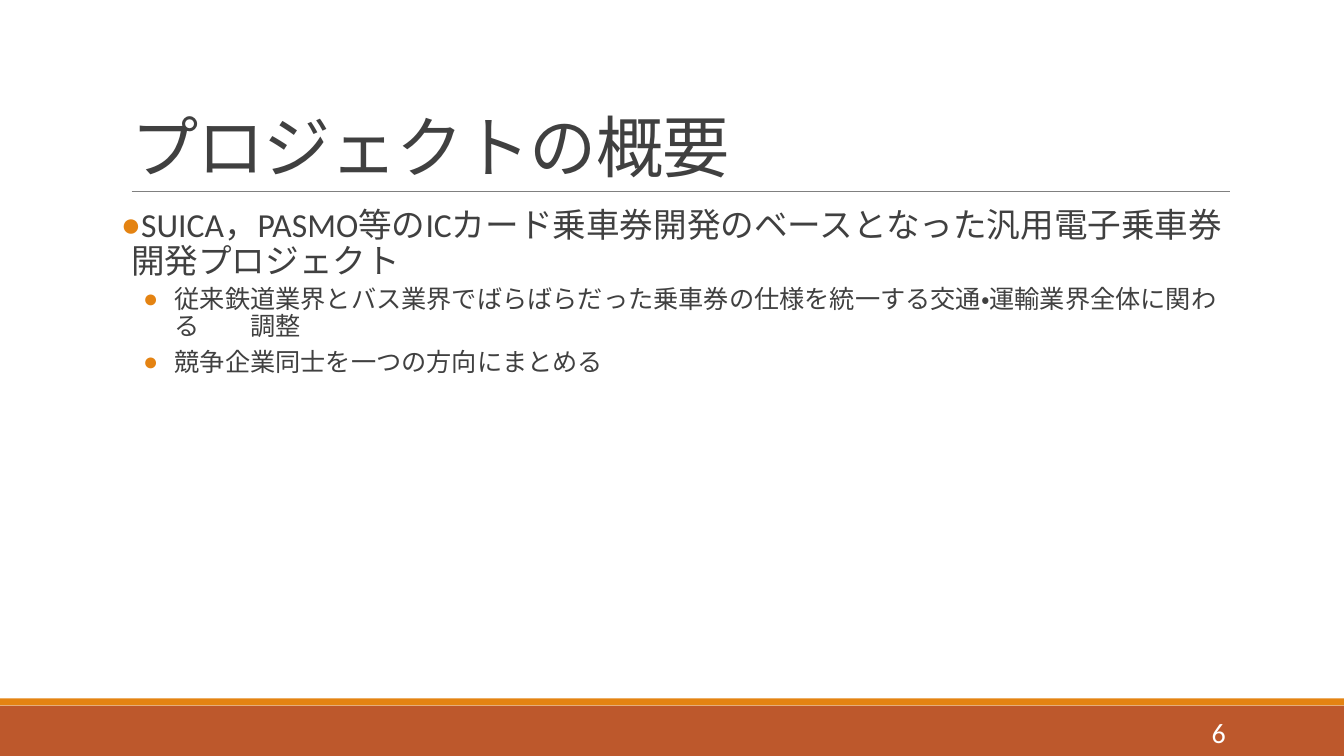
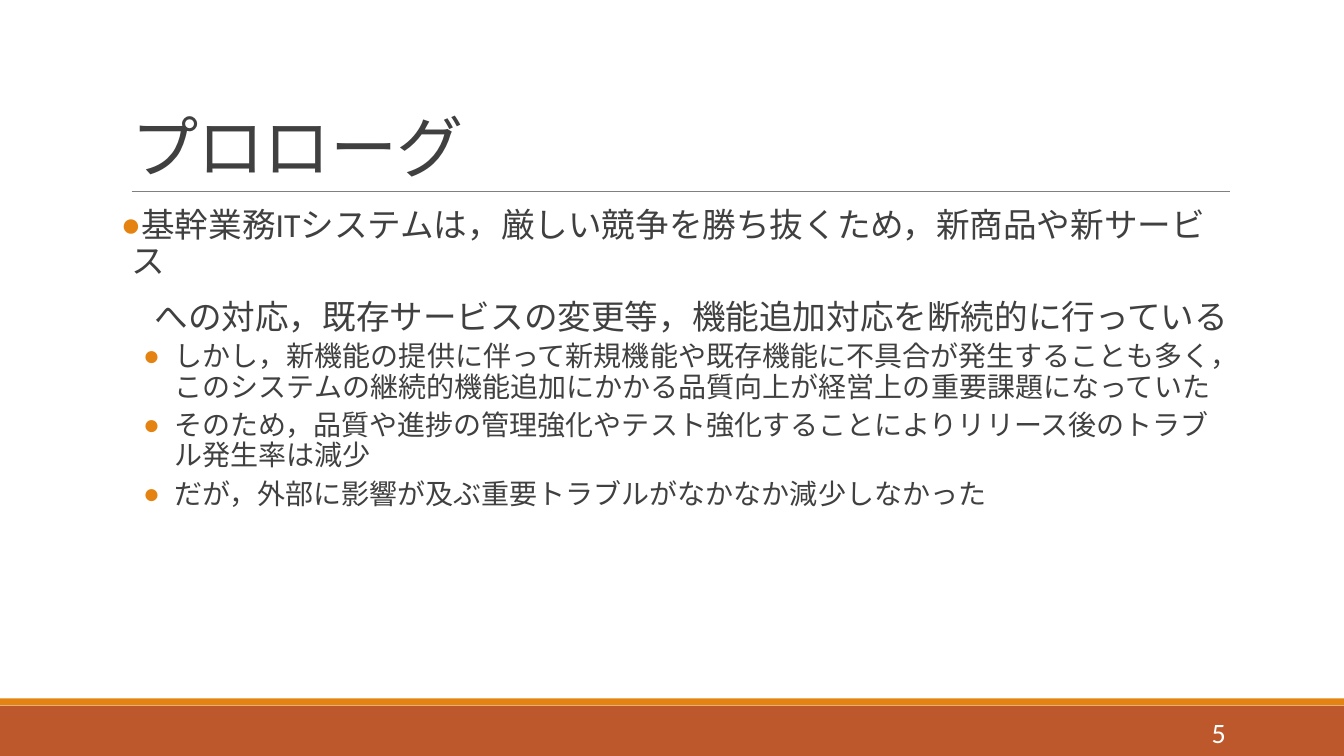
Before and after one commit to horiuchi-lab-teamA/horiuchi-lab-teamA-, a slide deck: slide 5 of ゼミ1/j13/1342082.pptx (slide 6 before the commit). Drawn at 1344x756 pixels with LibreOffice and Linux fonts; fonts in the diff are those of the drawing. Boxes give left, top, right and bottom in pixels: in the first picture for what was removed or moved away, otherwise in the second. Text is boxed around its words. In the diff, an @@ line names an element or a change of style, - is before the commit and + after.

```diff
--- a/ゼミ1/j13/1342082.pptx
+++ b/ゼミ1/j13/1342082.pptx
@@ title at [131, 115, 464, 177]: text changed @@
-プロジェクトの概要
+プロローグ
@@ text at [131, 208, 1238, 507]: text changed; size 18 to 20 pt @@
-● SUICA，PASMO等のICカード乗車券開発のベースとなった汎用電子乗車券開発プロジェクト
-  ● 従来鉄道業界とバス業界でばらばらだった乗車券の仕様を統一する交通・運輸業界全体に関わる 調整
-  ● 競争企業同士を一つの方向にまとめる
+● 基幹業務ITシステムは，厳しい競争を勝ち抜くため，新商品や新サービス
+への対応，既存サービスの変更等，機能追加対応を断続的に行っている
+  ● しかし，新機能の提供に伴って新規機能や既存機能に不具合が発生することも多く，このシステムの継続的機能追加にかかる品質向上が経営上の重要課題になっていた
+  ● そのため，品質や進捗の管理強化やテスト強化することによりリリース後のトラブル発生率は減少
+  ● だが，外部に影響が及ぶ重要トラブルがなかなか減少しなかった
@@ page number at [1212, 725, 1226, 743]: text changed @@
-6
+5
```
Also in this commit, not shown: 6 other slides changed, 2 slides removed.
